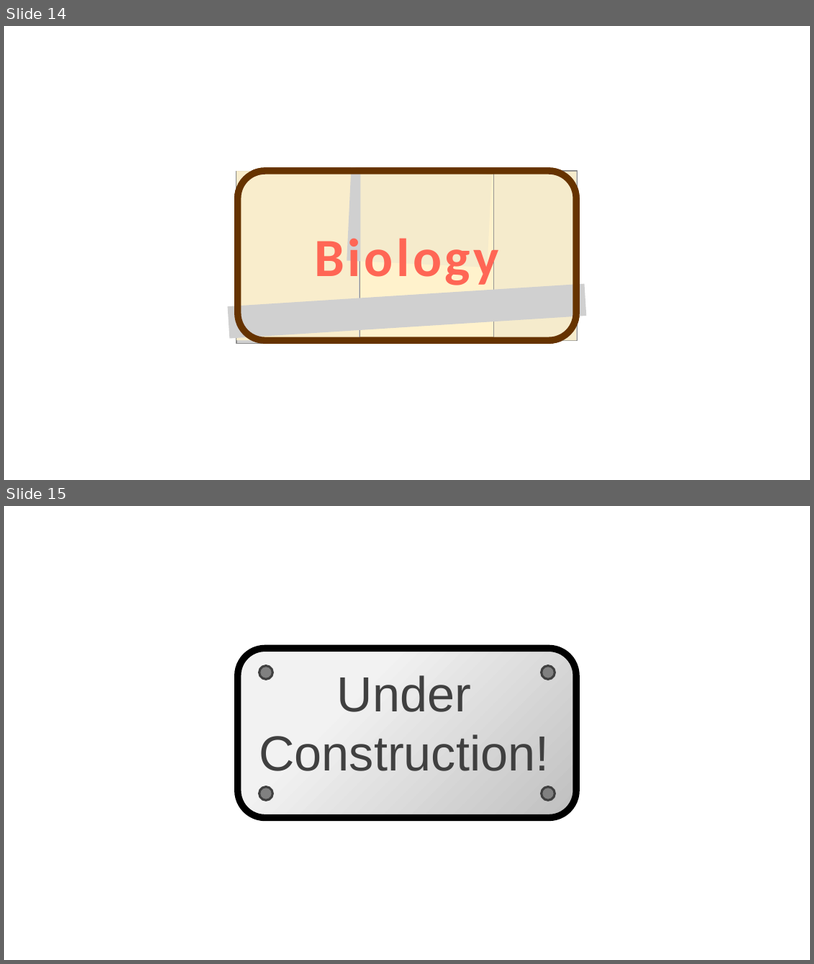
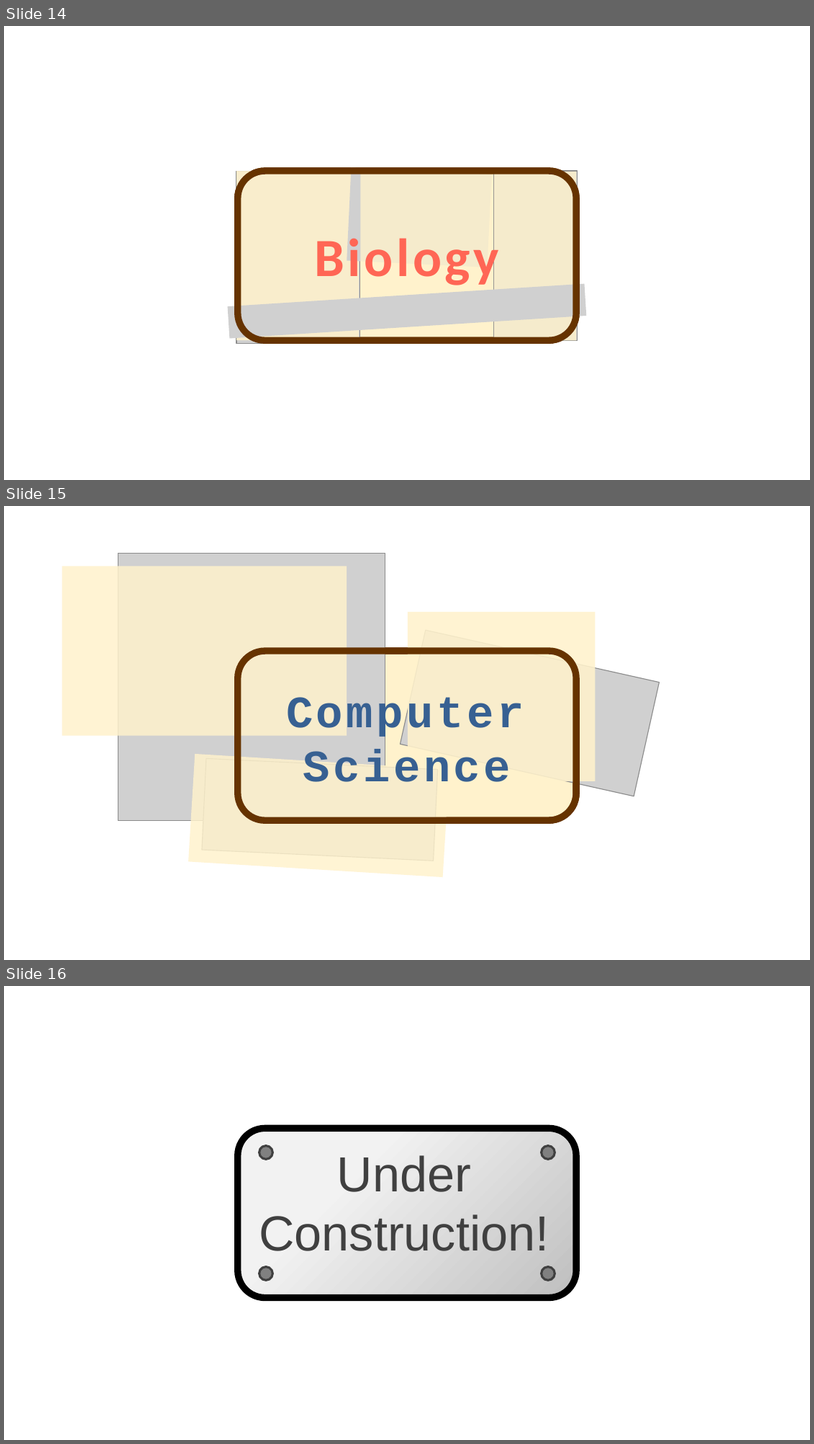
Before and after one commit to deriveitCreator/deriveitCreator.github.io, a slide deck: pictures/pictures.pptx. Shown one above the other, each under a label of ours: slides 14 and 15 before the commit, slides 14, 15 and 16 after it. The pictures are 814x964 and 814x1444 pixels, drawn with LibreOffice and Linux fonts; fonts in the diff are those of the drawing; grey boxes stand for pictures. Boxes give left, top, right and bottom in pixels: in the first picture for what was removed or moved away, otherwise in the second. Text is boxed around its words. In the diff, an @@ line names an element or a change of style, - is before the commit and + after.

```diff
--- a/pictures/pictures.pptx
+++ b/pictures/pictures.pptx
@@ slide 15 added at (4,506,810,960), background #FFFFFF @@
@@ rectangle added at (62,566,347,736), fill #FFF2CC at 85% opacity @@
@@ picture added at (118,553,386,820) @@
@@ rectangle added at (408,612,596,781), fill #FFF2CC at 88% opacity @@
@@ picture added at (401,630,660,796) @@
@@ rounded rectangle added at (238,651,576,821), fill #FFF2CC, outline #663300 6 pt @@
@@ rounded rectangle added at (238,651,576,821), outline #663300 6 pt @@
@@ text added at (286,695,525,782), 40 pt, text #376092, bold @@
+Computer Science
@@ rectangle added at (189,753,450,877), fill #FFF2CC at 84% opacity @@
@@ picture added at (202,759,438,860) @@
@@ what was slide 15 is now slide 16 @@
```
Also in this commit, not shown: 1 other slide added, 1 slide removed, 6 other files.
